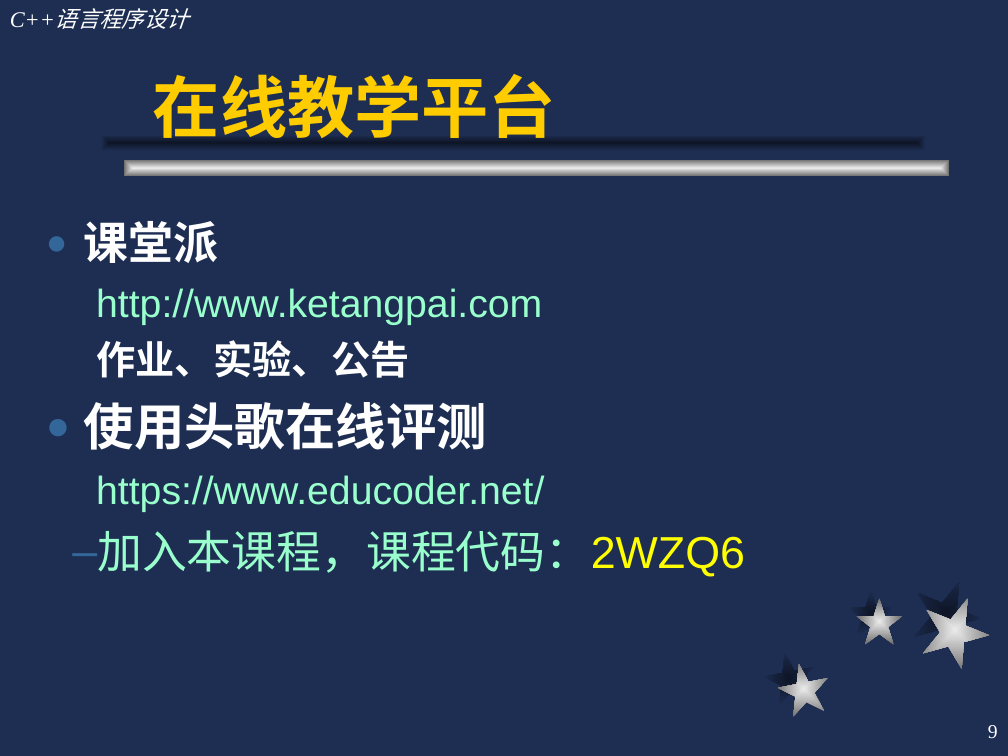
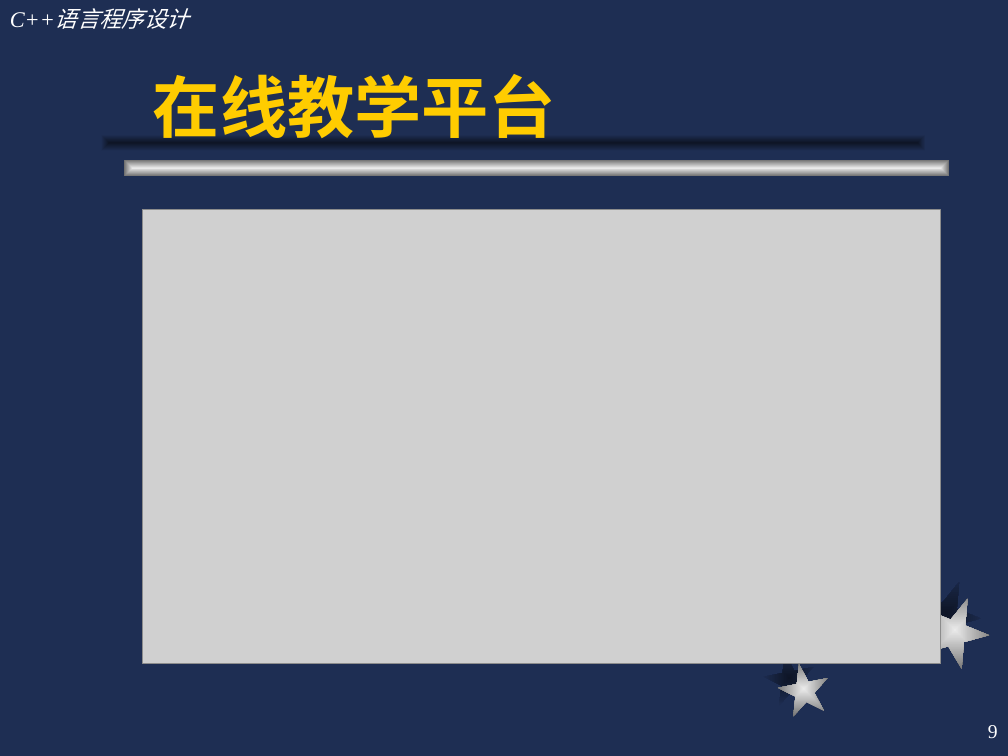
Before and after one commit to qilin512/OUC-OOP, a slide deck: slide 9 of slides/c++1.ppt. Drawn at 1008x756 pixels with LibreOffice and Linux fonts; fonts in the diff are those of the drawing; grey boxes stand for pictures. Boxes give left, top, right and bottom in pixels: in the first picture for what was removed or moved away, otherwise in the second. Text is boxed around its words. In the diff, an @@ line names an element or a change of style, - is before the commit and + after.

```diff
--- a/slides/c++1.ppt
+++ b/slides/c++1.ppt
@@ text removed at <box>84,221,745,577</box> @@
-● 课堂派
-  http://www.ketangpai.com
-  作业、实验、公告
-● 使用头歌在线评测
-  https://www.educoder.net/
-  – 加入本课程，课程代码：2WZQ6
@@ picture added at <box>143,210,941,663</box> @@
@@ freeform shape removed at <box>848,590,894,636</box> @@
@@ freeform shape removed at <box>856,599,902,645</box> @@
```
Also in this commit, not shown: 4 other slides changed.
